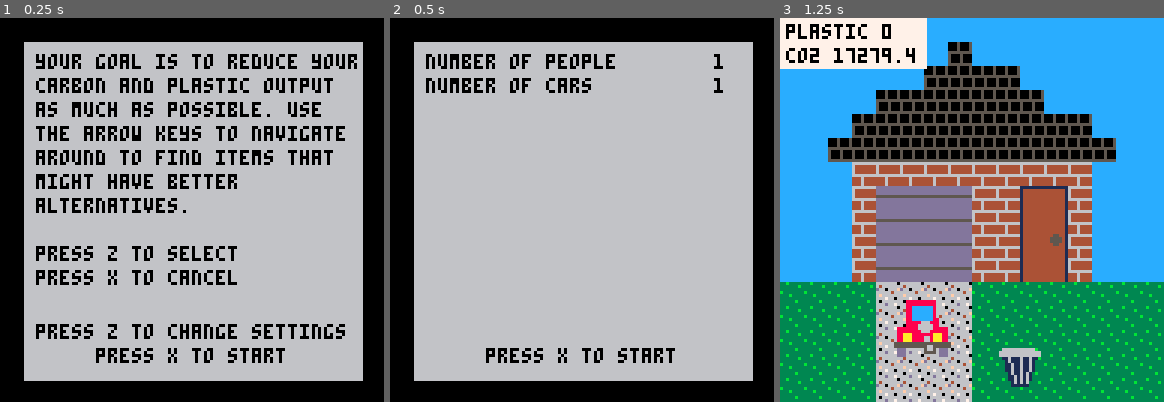
Above: before the commit, frames 1-3 (left to right).
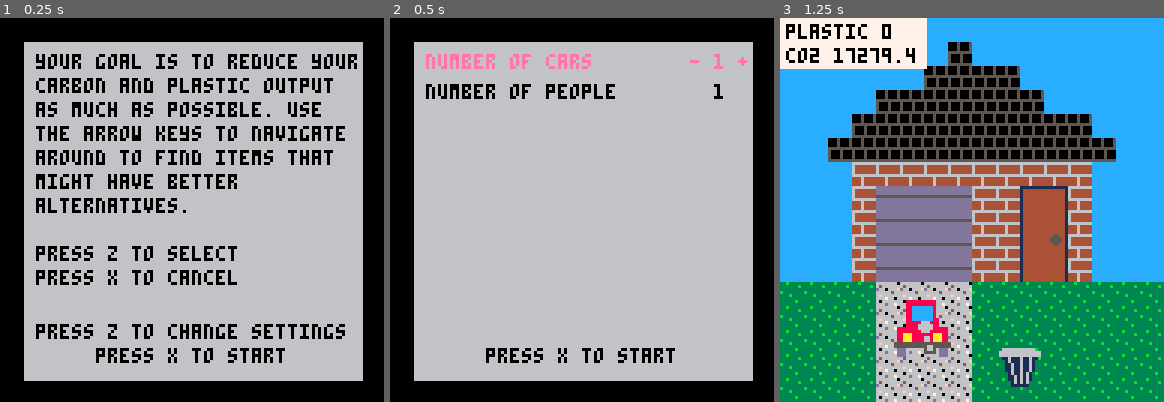
Above: after the commit, the same moments.

Repository: EmilyRagan/senior-project
Game: PICO-8 cartridge carts/home.p8
Two runs of this game, one before a commit and one after it. Both use one fixed random seed, a clock stepped at 60 frames per second and the inputs below.
Inputs:
- Up to frame 1 (0.25 s): no input
- Up to frame 2 (0.5 s): tap O (Z key) at 0.33 s
- Up to frame 3 (1.25 s): tap O (Z key) at 0.7 s; tap X (X key) at 1.07 s

Frame 1 is identical in both runs. In frame 2, 1.9% of the frame differs, in the area x 9-93%, y 9-22%; in frame 3, nothing differs.

Commit message:
be able to change values of settings

Diff:
--- a/carts/home.p8
+++ b/carts/home.p8
@@ -33,11 +33,11 @@
 
 -- settings
 settings = {
-  cars = {
+  {
     label = 'number of cars',
     value = 1
   },
-  people = {
+  {
     label = 'number of people',
     value = 1
   }
@@ -57,7 +57,7 @@
         sprite_width = 6,
         x = 38,
         y = 26,
-        carbon = 5384 * settings.people.value
+        carbon = 5384 * settings[2].value
       },
       {
         -- solar panels
@@ -67,7 +67,7 @@
         x = 38,
         y = 26,
         -- TODO: more realistic carbon value for how solar panels impact home energy usage
-        carbon = 2500 * settings.people.value
+        carbon = 2500 * settings[2].value
       },
     }
   },
@@ -95,7 +95,7 @@
         sprite_width = 3,
         x = 36,
         y = 92,
-        carbon = 11141 * settings.cars.value
+        carbon = 11141 * settings[1].value
       },
       {
         -- electric car
@@ -105,7 +105,7 @@
         x = 36,
         y = 92,
         -- TODO: find more accurate electric car manufacturing carbon value
-        carbon = 5000 * settings.cars.value
+        carbon = 5000 * settings[1].value
       },
       {
         -- bike
@@ -115,7 +115,7 @@
         x = 36,
         y = 100,
         -- TODO: find more accurate bike manufacturing carbon value
-        carbon = 10 * settings.cars.value
+        carbon = 10 * settings[1].value
       }
     }
   },
@@ -134,7 +134,7 @@
           multiplier = 1,
           addition = 0
         },
-        carbon = 692 * settings.people.value
+        carbon = 692 * settings[2].value
       },
       {
         -- trash and recycling
@@ -148,7 +148,7 @@
           multiplier = 0.9,
           addition = 0
         },
-        carbon = 401 * settings.people.value
+        carbon = 401 * settings[2].value
       }
     }
   }
@@ -238,7 +238,7 @@
         x = 20,
         y = 20,
         multiplier = 1.5,
-        carbon = 59.6 * settings.people.value, -- kg CO2 per kg beef, but how much beef does the average american eat in a year?
+        carbon = 59.6 * settings[2].value, -- kg CO2 per kg beef, but how much beef does the average american eat in a year?
       },
       {
         -- poultry
@@ -248,7 +248,7 @@
         x = 20,
         y = 20,
         multiplier = 2,
-        carbon = 6.1 * settings.people.value, -- kg CO2 per kg poultry, but how much poultry does the average american eat in a year?
+        carbon = 6.1 * settings[2].value, -- kg CO2 per kg poultry, but how much poultry does the average american eat in a year?
       }
     }
   },
@@ -278,7 +278,7 @@
         x = 60,
         y = 12,
         multiplier = 2,
-        carbon = 2.8 * settings.people.value, -- kg CO2 per kg milk, needs convert to liquid, how much milk does the average american consume in a year?
+        carbon = 2.8 * settings[2].value, -- kg CO2 per kg milk, needs convert to liquid, how much milk does the average american consume in a year?
         -- also plastic value?
       },
       {
@@ -289,7 +289,7 @@
         x = 60,
         y = 12,
         multiplier = 2,
-        carbon = 1 * settings.people.value, -- kg CO2 per kg milk, needs convert to liquid, how much milk does the average american consume in a year?
+        carbon = 1 * settings[2].value, -- kg CO2 per kg milk, needs convert to liquid, how much milk does the average american consume in a year?
         -- plastic value?
       }
     }
@@ -372,6 +372,7 @@
 current_item = current_scene[current_index]
 
 alternative_selected = 0
+setting_selected = 1
 
 -- logic in update function avoids frame drops and weird button behaviors
 function _update60()
@@ -570,20 +571,48 @@
 function drawSettings()
   color(6)
   rectfill(8, 8, 120, 120)
-  color(0)
   local height = 12
-  for key, value in pairs(settings)
+  for key, value in ipairs(settings)
   do
+    color(0)
+    if (key == setting_selected)
+    then
+      color(14)
+      print('-', 100, height)
+      print('+', 116, height)
+    end
     print(value.label, 12, height)
     print(value.value, 108, height)
-    height = height + 8
-  end
+    height = height + 10
+  end
+  color(0)
   print('press x to start', hcenter('press x to start'), 110)
 
   if (btnp(buttons.x))
   then
     show_settings = false
     _draw()
+  elseif (btnp(buttons.left))
+  then
+    if (settings[setting_selected].value > 1)
+    then
+      settings[setting_selected].value = settings[setting_selected].value - 1
+    end
+  elseif (btnp(buttons.right))
+  then
+    settings[setting_selected].value = settings[setting_selected].value + 1
+  elseif (btnp(buttons.up))
+  then
+    if (setting_selected > 1)
+    then
+      setting_selected = setting_selected - 1
+    end
+  elseif (btnp(buttons.down))
+  then
+    if (setting_selected < #settings)
+    then
+      setting_selected = setting_selected + 1
+    end
   end
 end
 
